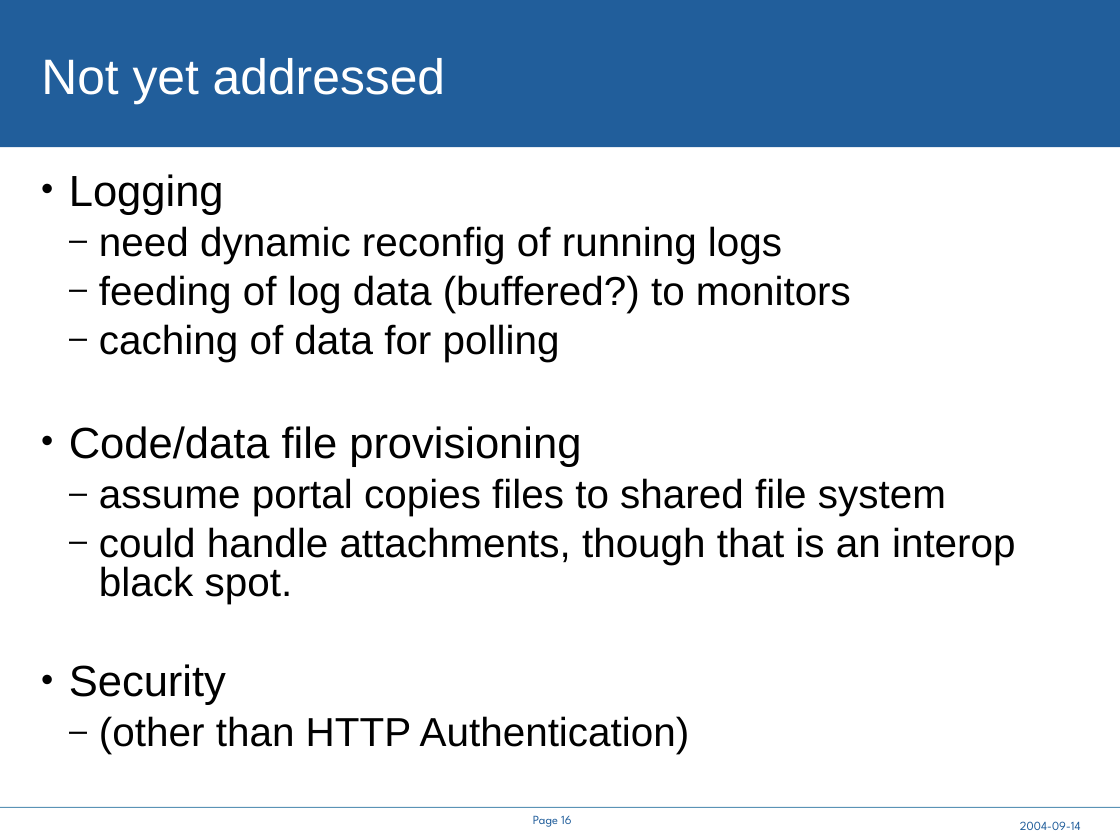
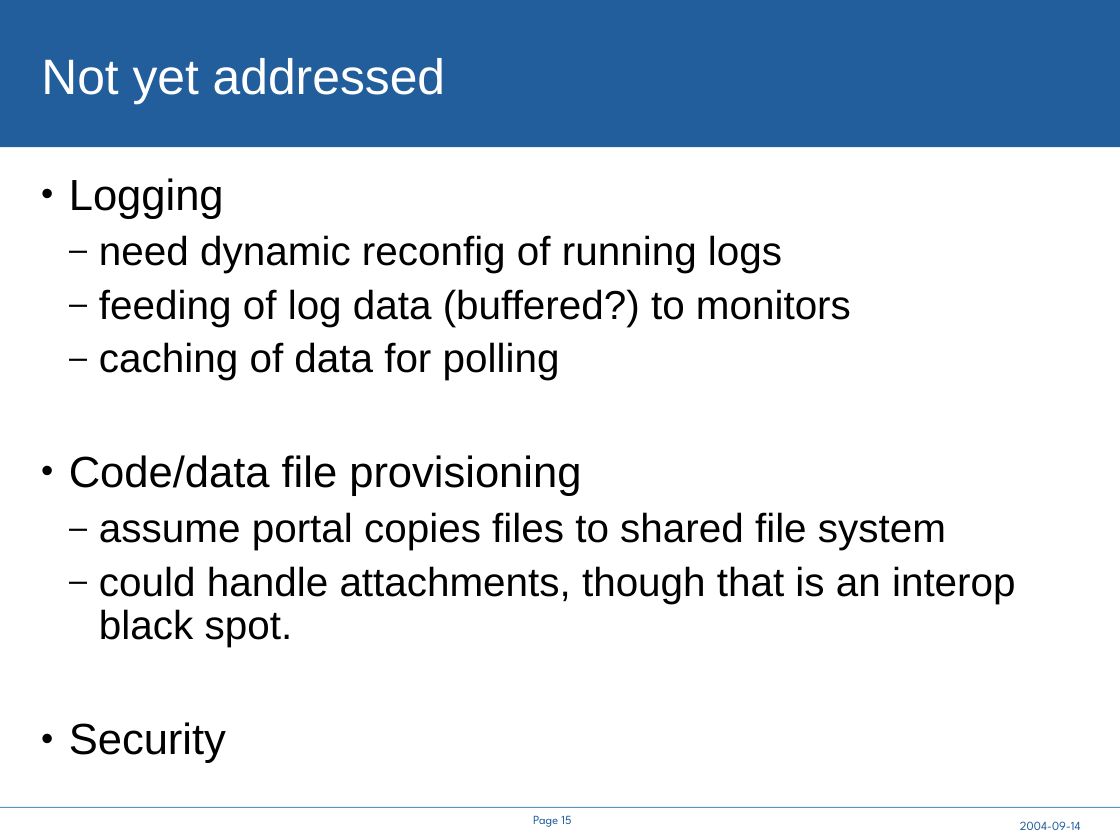
Before and after one commit to steveloughran/smartfrog, a slide deck: slide 15 of core/components/cddlm/doc/A Service API for deployment.ppt (slide 16 before the commit). Drawn at 1120x840 pixels with LibreOffice and Linux fonts; fonts in the diff are those of the drawing; background and template pictures are left out. Boxes give left, top, right and bottom in pixels: in the first picture for what was removed or moved away, otherwise in the second. Text is boxed around its words. In the diff, an @@ line names an element or a change of style, - is before the commit and + after.

```diff
--- a/core/components/cddlm/doc/A Service API for deployment.ppt
+++ b/core/components/cddlm/doc/A Service API for deployment.ppt
@@ text "Logging" at box(69, 178, 1016, 763): line spacing 0.8 to 0.9 @@
@@ text at box(99, 716, 690, 754): paragraph removed @@
-  – (other than HTTP Authentication)
@@ page number at box(533, 815, 571, 827): text changed @@
-Page 16
+Page 15
```
Also in this commit, not shown: 7 other slides changed, 2 slides added, 1 slide removed, 2 other files.
